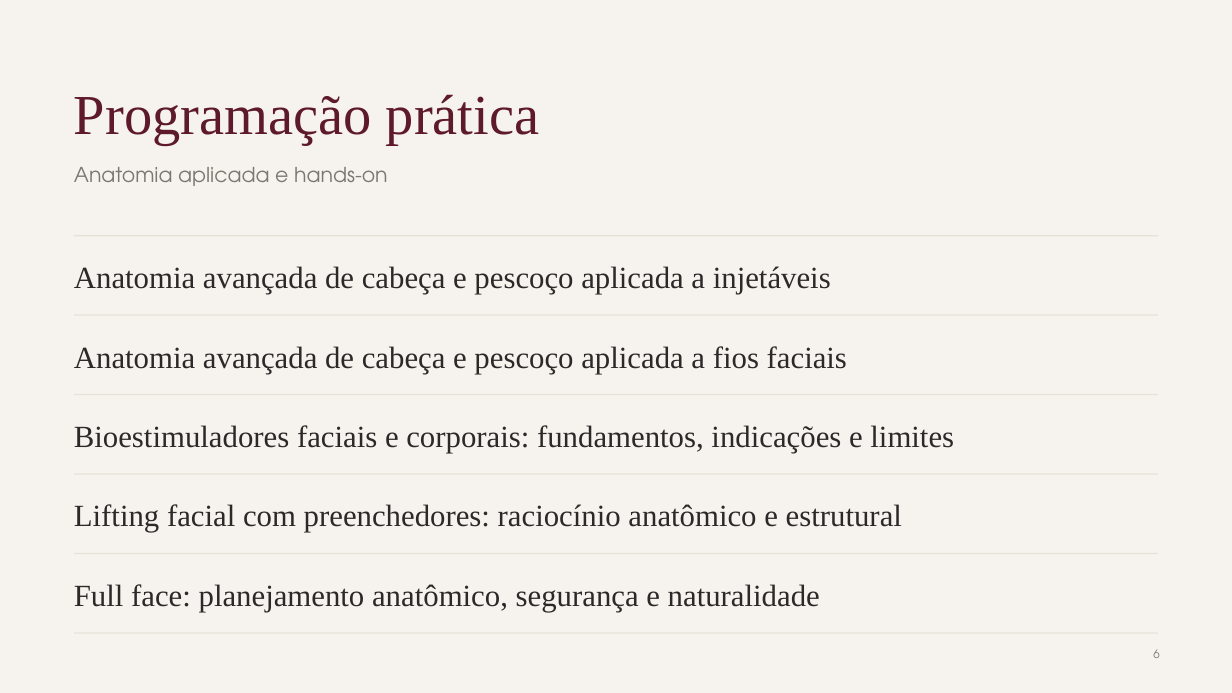
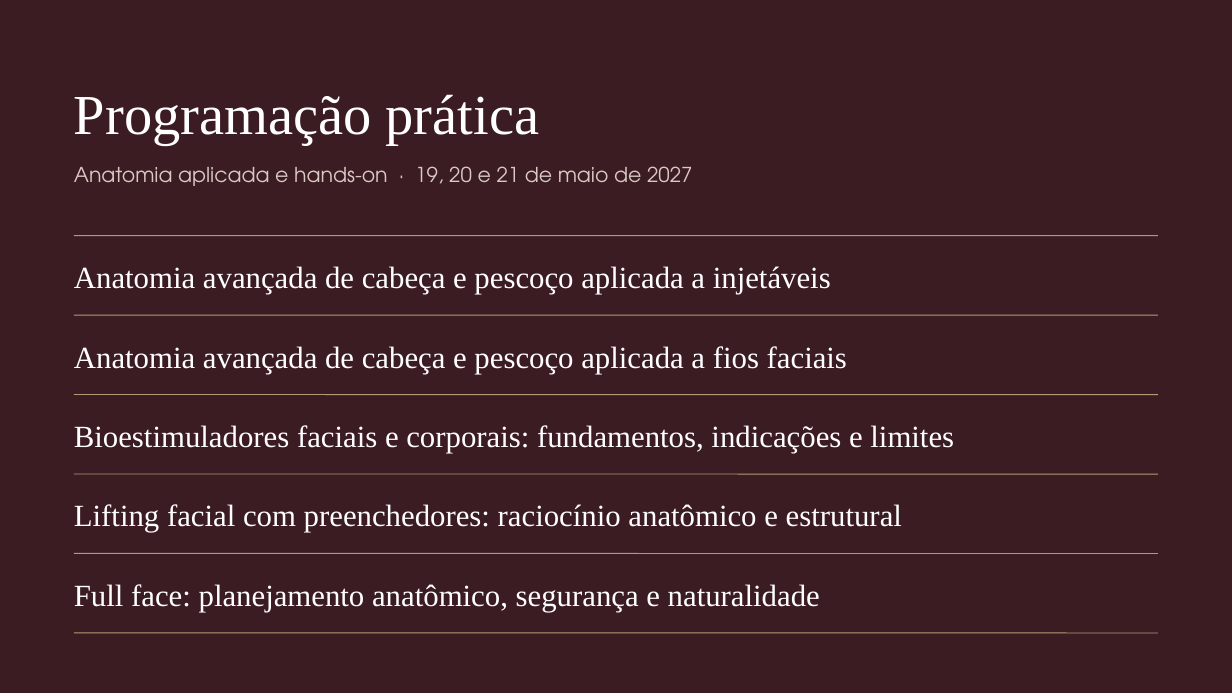
Before and after one commit to humbertovecchi/vecchi, a slide deck: slide 9 of entregas/Formacao-Internacional-Etapa-Miami.pptx (slide 6 before the commit). Drawn at 1232x693 pixels with LibreOffice and Linux fonts; fonts in the diff are those of the drawing; background and template pictures are left out; a plain dark background stands for a picture behind light text. Boxes give left, top, right and bottom in pixels: in the first picture for what was removed or moved away, otherwise in the second. Text is boxed around its words. In the diff, an @@ line names an element or a change of style, - is before the commit and + after.

```diff
--- a/entregas/Formacao-Internacional-Etapa-Miami.pptx
+++ b/entregas/Formacao-Internacional-Etapa-Miami.pptx
@@ background #F6F3EE to picture (left out) @@
@@ rectangle added at (x1=0, y1=0, x2=1232, y2=693), fill #47131F at 62% opacity @@
@@ text "Programação prática" at (x1=74, y1=94, x2=539, y2=146): text colour #5E1A2A to #FFFFFF @@
@@ text at (x1=74, y1=166, x2=692, y2=186): text changed; text colour #7D7771 to #D9C9C3 @@
-Anatomia aplicada e hands-on
+Anatomia aplicada e hands-on · 19, 20 e 21 de maio de 2027
@@ line (74, 236) - (1158, 236): stroke #E7E1D8 1 pt to #B49A74 0.75 pt @@
@@ line (74, 315) - (1158, 315): stroke #E7E1D8 1 pt to #B49A74 0.75 pt @@
@@ line (74, 395) - (1158, 395): stroke #E7E1D8 1 pt to #B49A74 0.75 pt @@
@@ line (74, 474) - (1158, 474): stroke #E7E1D8 1 pt to #B49A74 0.75 pt @@
@@ text colour #2B2A29 to #FFFFFF in 5 elements at (x1=74, y1=266, x2=831, y2=294), (x1=74, y1=346, x2=847, y2=374), (x1=74, y1=425, x2=954, y2=453), (x1=74, y1=504, x2=902, y2=533), (x1=74, y1=584, x2=820, y2=612) @@
@@ line (74, 554) - (1158, 554): stroke #E7E1D8 1 pt to #B49A74 0.75 pt @@
@@ line (74, 633) - (1158, 633): stroke #E7E1D8 1 pt to #B49A74 0.75 pt @@
@@ page number removed at (x1=1153, y1=650, x2=1159, y2=658) @@
-6
```
Also in this commit, not shown: 5 other files.
